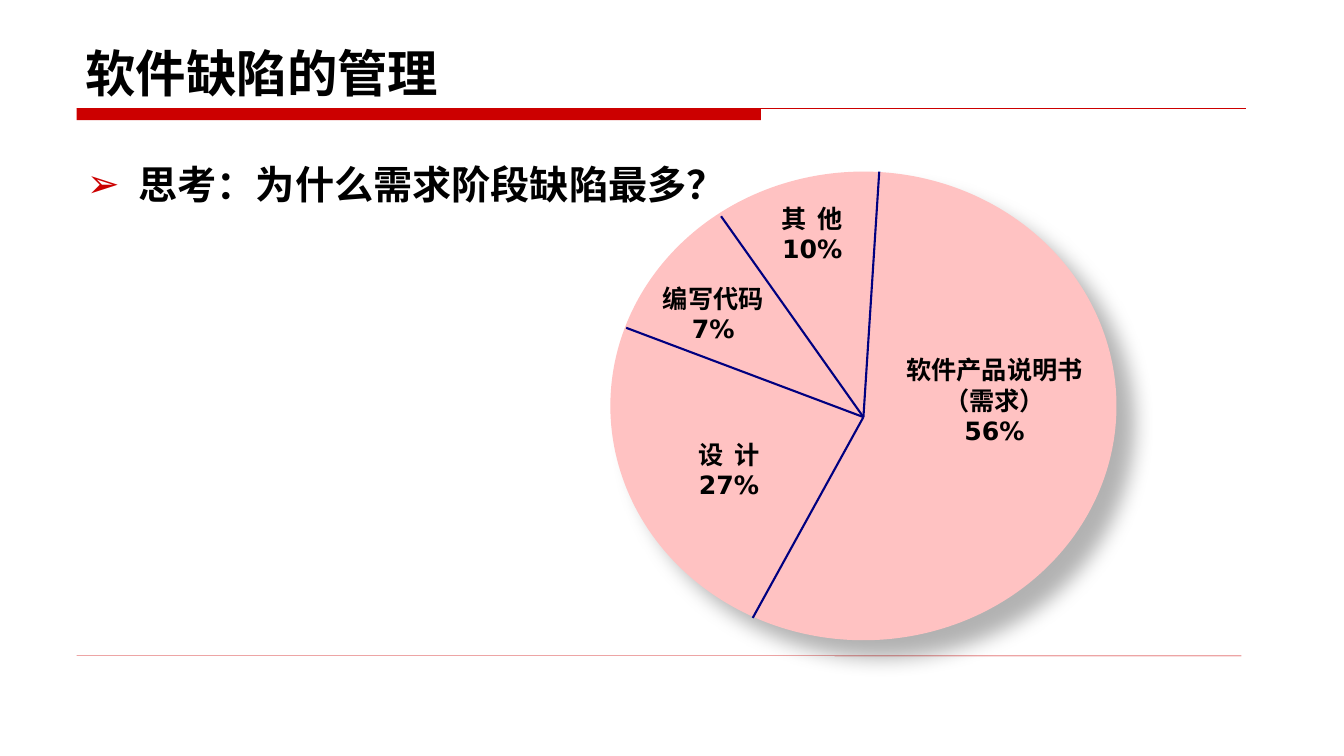
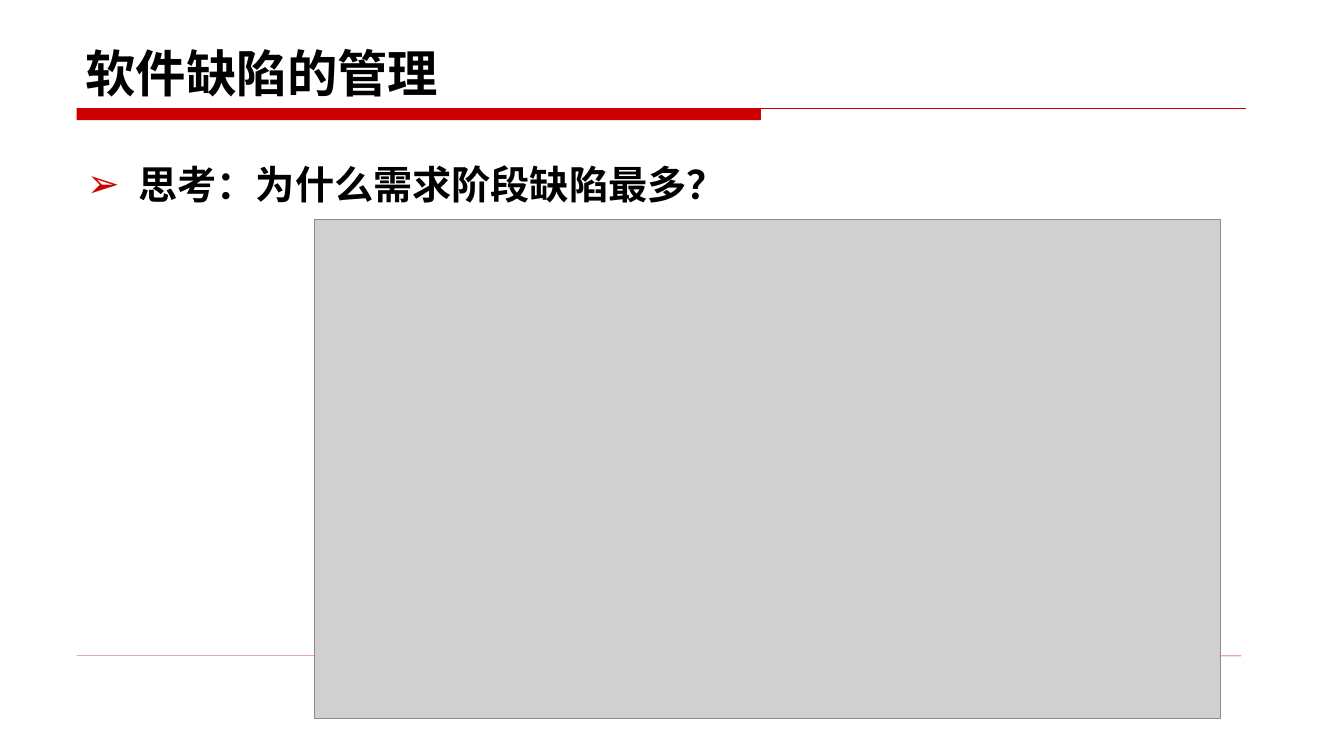
Before and after one commit to edu2act/course-foundation-software-tesing, a slide deck: slide 16 of materials/slides/10.pptx. Drawn at 1344x756 pixels with LibreOffice and Linux fonts; fonts in the diff are those of the drawing; grey boxes stand for pictures. Boxes give left, top, right and bottom in pixels: in the first picture for what was removed or moved away, otherwise in the second. Text is boxed around its words. In the diff, an @@ line names an element or a change of style, - is before the commit and + after.

```diff
--- a/materials/slides/10.pptx
+++ b/materials/slides/10.pptx
@@ picture added at bbox=[315, 220, 1220, 719] @@
@@ group removed at bbox=[611, 171, 1117, 640]: 4 lines, 4 texts, 1 ellipse @@
-其 他
-10%
-软件产品说明书（需求）
-56%
-编写代码
-7%
-设 计27%
```
Also in this commit, not shown: 3 other slides changed, 4 other files.
